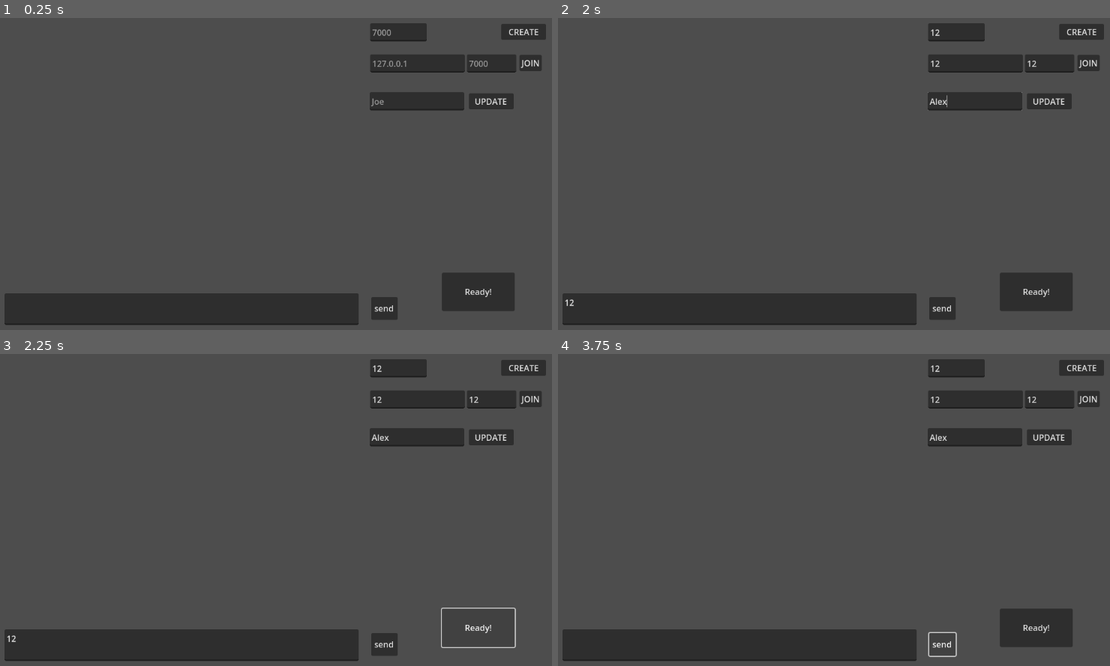
Above: before the commit, frames 1-4 (two rows, left to right).
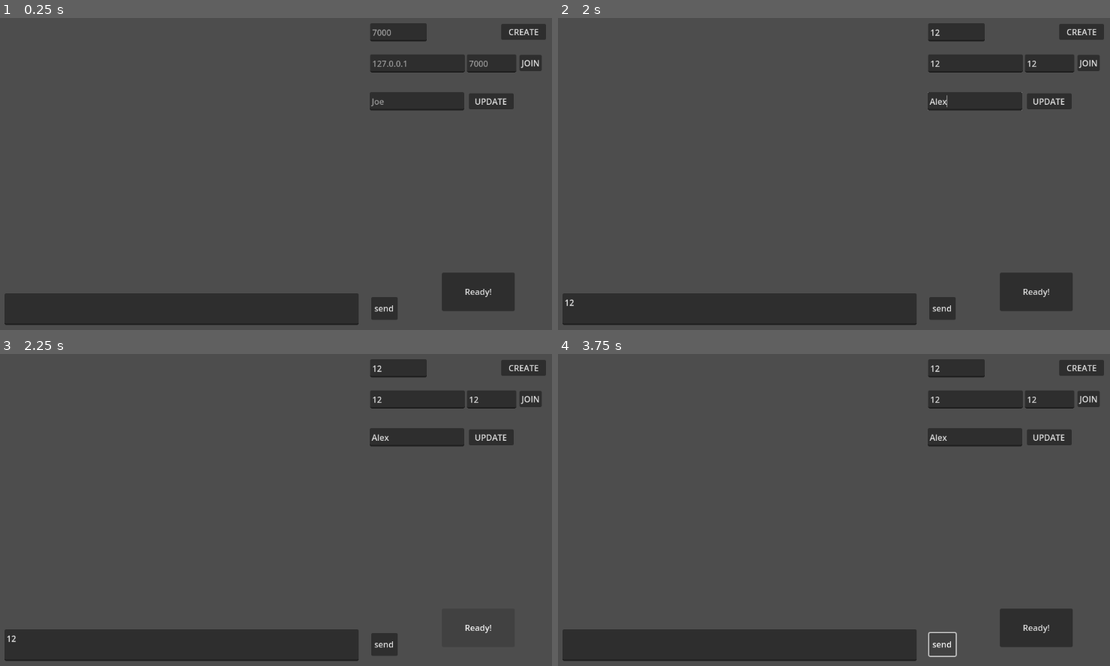
Above: after the commit, the same moments.

Repository: alexanderivanov2424/GodotTesting
Game: Godot game, scene res://scenes/main.tscn
Same seed, same stepped clock (60 frames per second), same inputs: the game is played once before the commit and once after it.
Inputs (mouse positions are in pixels of both pictures, inside the frame that each line leads up to):
- Up to frame 1 (0.25 s): no input
- Up to frame 2 (2 s): click (740, 308) at 0.52 s; type "12" at 0.6 s; click (955, 33) at 0.75 s; type "12" at 0.83 s; click (1049, 64) at 0.98 s; type "12" at 1.07 s; click (977, 64) at 1.27 s; type "12" at 1.35 s; click (977, 102) at 1.5 s; type "Alex" at 1.58 s
- Up to frame 3 (2.25 s): click "Ready!" at 2 s
- Up to frame 4 (3.75 s): click "Ready!" at 2.75 s; click "send" at 3.5 s

Frames 1-2 are identical in both runs. In frame 3, 0.2% of the frame differs, in the area x 79-94%, y 81-95%; in frame 4, nothing differs.
Error in both runs: Out of bounds get index '1' (on base: 'Dictionary[int, Dictionary]') (res://scripts/lobby.gd:113)

Commit message:
Bullets with wrong position

Diff:
--- a/project.godot
+++ b/project.godot
@@ -40,6 +40,11 @@
 "events": [Object(InputEventKey,"resource_local_to_scene":false,"resource_name":"","device":-1,"window_id":0,"alt_press …(192 unchanged characters)…
 ]
 }
+shoot={
+"deadzone": 0.2,
+"events": [Object(InputEventKey,"resource_local_to_scene":false,"resource_name":"","device":0,"window_id":0,"alt_pressed":false,"shift_pressed":false,"ctrl_pressed":false,"meta_pressed":false,"pressed":false,"keycode":0,"physical_keycode":32,"key_label":0,"unicode":0,"location":0,"echo":false,"script":null)
+]
+}
 
 [rendering]
 
--- /dev/null
+++ b/scenes/bullet.tscn
@@ -0,0 +1,25 @@
+[gd_scene load_steps=4 format=3 uid="uid://dssdho7wxjmwd"]
+
+[ext_resource type="Script" uid="uid://qhn7w6ftxi65" path="res://scripts/bullet.gd" id="1_mkf8s"]
+
+[sub_resource type="CircleShape2D" id="CircleShape2D_y25gk"]
+
+[sub_resource type="SceneReplicationConfig" id="SceneReplicationConfig_mkf8s"]
+properties/0/path = NodePath(".:position")
+properties/0/spawn = true
+properties/0/replication_mode = 0
+
+[node name="Bullet" type="AnimatableBody2D"]
+script = ExtResource("1_mkf8s")
+
+[node name="CollisionShape2D" type="CollisionShape2D" parent="."]
+scale = Vector2(10, 10)
+shape = SubResource("CircleShape2D_y25gk")
+
+[node name="Polygon2D" type="Polygon2D" parent="."]
+position = Vector2(-11, -11)
+scale = Vector2(5.5, 5.5)
+polygon = PackedVector2Array(0, 4, 4, 4, 4, 0, 0, 0)
+
+[node name="MultiplayerSynchronizer" type="MultiplayerSynchronizer" parent="."]
+replication_config = SubResource("SceneReplicationConfig_mkf8s")
--- a/scenes/main.tscn
+++ b/scenes/main.tscn
@@ -1,19 +1,21 @@
-[gd_scene load_steps=5 format=3 uid="uid://cb668tnbf32a3"]
+[gd_scene load_steps=6 format=3 uid="uid://cb668tnbf32a3"]
 
 [ext_resource type="Script" uid="uid://b1c52bxn3jsqa" path="res://scripts/game.gd" id="1_0wfyh"]
 [ext_resource type="PackedScene" uid="uid://djpuim0irbnix" path="res://scenes/lobby.tscn" id="1_o5qli"]
 [ext_resource type="PackedScene" uid="uid://dite38pdogq72" path="res://scenes/map.tscn" id="2_sugp2"]
 [ext_resource type="PackedScene" uid="uid://wyabw0l8ydh2" path="res://scenes/player.tscn" id="3_jyhfs"]
+[ext_resource type="PackedScene" uid="uid://dssdho7wxjmwd" path="res://scenes/bullet.tscn" id="4_tbgi4"]
 
 [node name="Root" type="Node"]
 script = ExtResource("1_0wfyh")
 Map = ExtResource("2_sugp2")
 Player = ExtResource("3_jyhfs")
+Bullet = ExtResource("4_tbgi4")
 
 [node name="Lobby" parent="." instance=ExtResource("1_o5qli")]
 
 [node name="Spawner" type="MultiplayerSpawner" parent="."]
-_spawnable_scenes = PackedStringArray("uid://dite38pdogq72", "uid://wyabw0l8ydh2")
+_spawnable_scenes = PackedStringArray("uid://dite38pdogq72", "uid://wyabw0l8ydh2", "uid://dssdho7wxjmwd")
 spawn_path = NodePath("../SpawnPoint")
 
 [node name="SpawnPoint" type="Node" parent="."]
--- a/scenes/player.tscn
+++ b/scenes/player.tscn
@@ -1,6 +1,7 @@
-[gd_scene load_steps=4 format=3 uid="uid://wyabw0l8ydh2"]
+[gd_scene load_steps=5 format=3 uid="uid://wyabw0l8ydh2"]
 
 [ext_resource type="Script" uid="uid://hqgjhm5wq6m2" path="res://scripts/player.gd" id="1_3vyb7"]
+[ext_resource type="PackedScene" uid="uid://dssdho7wxjmwd" path="res://scenes/bullet.tscn" id="2_g2els"]
 
 [sub_resource type="SceneReplicationConfig" id="SceneReplicationConfig_3vyb7"]
 properties/0/path = NodePath(".:id")
@@ -14,6 +15,7 @@
 
 [node name="Player" type="CharacterBody2D"]
 script = ExtResource("1_3vyb7")
+Bullet = ExtResource("2_g2els")
 
 [node name="PlayerSynchronizer" type="MultiplayerSynchronizer" parent="."]
 replication_config = SubResource("SceneReplicationConfig_3vyb7")
--- /dev/null
+++ b/scripts/bullet.gd
@@ -0,0 +1,11 @@
+extends AnimatableBody2D
+
+@export var speed := 20
+
+@export var direction: Vector2 = Vector2(1.0, 0.0)
+
+func _ready() -> void:
+	set_sync_to_physics(false)
+
+func _physics_process(_delta):
+	move_and_collide(direction * speed)
--- a/scripts/game.gd
+++ b/scripts/game.gd
@@ -2,6 +2,7 @@
 
 @export var Map: PackedScene
 @export var Player: PackedScene
+@export var Bullet: PackedScene
 
 @onready var spawner: MultiplayerSpawner = $Spawner
 @onready var spawn_point: Node = $SpawnPoint
@@ -16,7 +17,14 @@
 		return player
 
 func _start_game():
-	spawn_point.add_child(Map.instantiate())
+	print("Game start")
+	spawn_point.add_child(Map.instantiate(), true)
 
 	for peer_id in Lobby.players:
 		spawner.spawn(peer_id)
+
+@rpc("any_peer", "call_local", "reliable")
+func _add_bullet():
+	print("Shoot!")
+	spawn_point.add_child(Bullet.instantiate(), true)
+	print("Shots Fired!")
--- a/scripts/main.gd
+++ b/scripts/main.gd
@@ -67,3 +67,4 @@
 
 func _on_ready_button_pressed():
 	Lobby.send_ready()
+	$RightPane/ReadyButton.release_focus()
--- a/scripts/player.gd
+++ b/scripts/player.gd
@@ -1,4 +1,6 @@
 extends CharacterBody2D
+
+@export var Bullet: PackedScene
 
 @export var speed := 400
 
@@ -22,3 +24,8 @@
 func get_input():
 	var input_direction := Input.get_vector("left", "right", "up", "down")
 	velocity = input_direction * speed
+	if Input.is_action_just_pressed("shoot"):
+		var bullet := Bullet.instantiate()
+		bullet.position = position
+		$"..".add_child(bullet, true)
+		#$/root/Root._add_bullet.rpc_id(1)
Not shown, added: scripts/bullet.gd.uid
